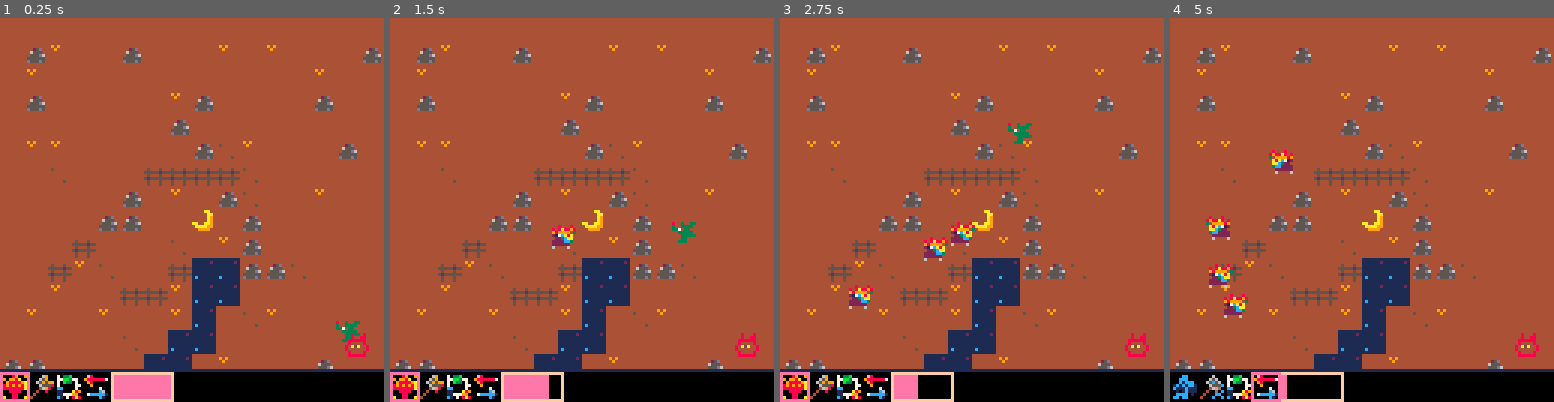
Above: before the commit, frames 1-4 (left to right).
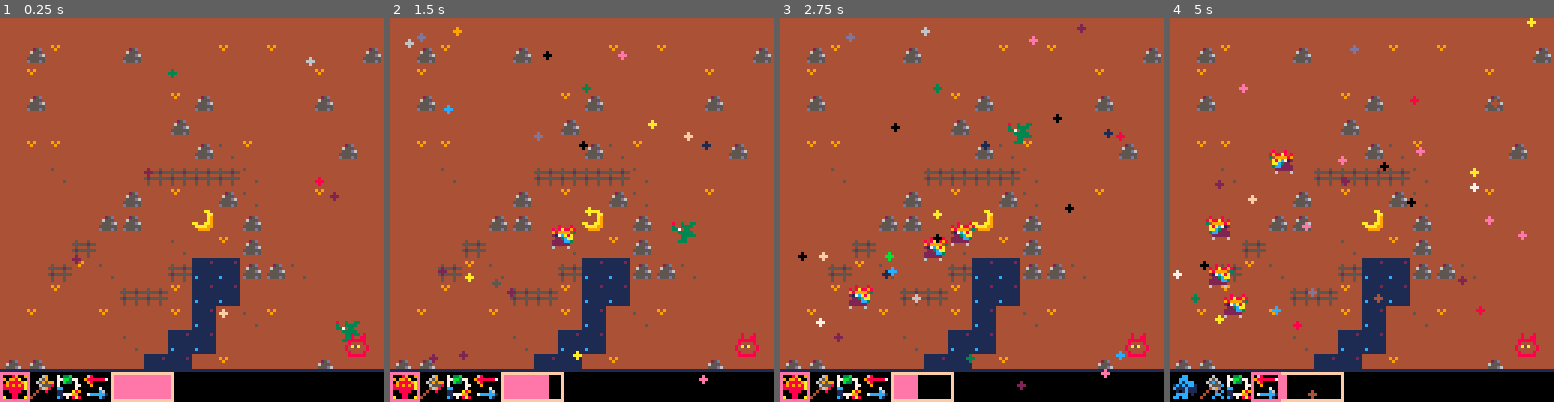
Above: after the commit, the same moments.

Repository: Miliox/ld55jam
Game: PICO-8 cartridge ld55jam.p8
Two runs of this game, one before a commit and one after it. Both use one fixed random seed, a clock stepped at 60 frames per second and the inputs below.
Inputs:
- Up to frame 1 (0.25 s): no input
- Up to frame 2 (1.5 s): tap O (Z key) at 0.33, 0.7, 1.43 s; tap X (X key) at 1.07 s
- Up to frame 3 (2.75 s): hold Left 1.97-2.37 s; tap X (X key) at 2.07, 2.4, 2.73 s; tap O (Z key) at 2.22 s
- Up to frame 4 (5 s): hold Right 2.87-3.53 s; tap X (X key) every 0.33 s from 3.07 to 4.73 s; tap O (Z key) at 3.1, 3.98, 4.87 s; hold Right 4.13-4.53 s

The runs differ from the first frame. In frame 1, 0.2% of the frame differs, in the area x 18-89%, y 10-79%; in frame 2, 0.6%; in frame 3, 0.8%; in frame 4, 0.9%, in the area x 0-96%, y 0-100%.

Commit message:
Particles!

Diff:
--- a/ld55jam.p8
+++ b/ld55jam.p8
@@ -9,6 +9,7 @@
 #include src/spells.lua
 #include src/player.lua
 #include src/enemy.lua
+#include src/particles.lua
 
 function _init()
     init_player()
@@ -23,6 +24,7 @@
     update_monsters()
     update_player()
     update_enemy()
+    update_particles()
 end
 
 function _draw()
@@ -32,6 +34,7 @@
     draw_gui()
     draw_player()
     draw_enemy()
+    draw_particles()
 end
 
 __gfx__
--- /dev/null
+++ b/src/particles.lua
@@ -0,0 +1,47 @@
+
+particles = {}
+
+function update_particles()
+    if #particles < 50 then
+        add_particle(rnd(128), rnd(128), rnd(10),
+            rnd(3) - 1.5, rnd(3) - 1.5, rnd(3) - 1.5,
+            rnd(.1) - 0.5, rnd(60), rnd(16))
+    end
+    local alive_particles = {}
+    for particle in all(particles) do
+        particle.vel.z = particle.vel.z + particle.w
+        particle.pos.x = particle.pos.x + particle.vel.x
+        particle.pos.y = particle.pos.y + particle.vel.y
+        particle.pos.z = particle.pos.z + particle.vel.z
+        if particle.pos.z < 0 then -- bounce
+            particle.pos.z = -particle.pos.z
+            particle.vel.z = -particle.vel.z * .6
+            particle.vel.x = particle.vel.x * .8
+            particle.vel.y = particle.vel.y * .8
+        end
+        particle.l = particle.l - 1
+        if particle.l > 0 then
+            -- copying is cheap (I hope 😅)
+            add(alive_particles, particle)
+        end
+    end
+    particles = alive_particles
+end
+
+function draw_particles()
+    for particle in all(particles) do
+        local x = particle.pos.x
+        local y = particle.pos.y - particle.pos.z
+        line(x-1, y, x+1, y, particle.c)
+        line(x, y - 1, x, y + 1, particle.c)
+    end
+end
+
+function add_particle(x, y, z, vx, vy, vz, w, l, c)
+    add(particles, {
+        pos={x=x,y=y,z=z},
+        vel={x=vx, y=vy, z=vz},
+        w=w,
+        l=l,c=c
+    })
+end
